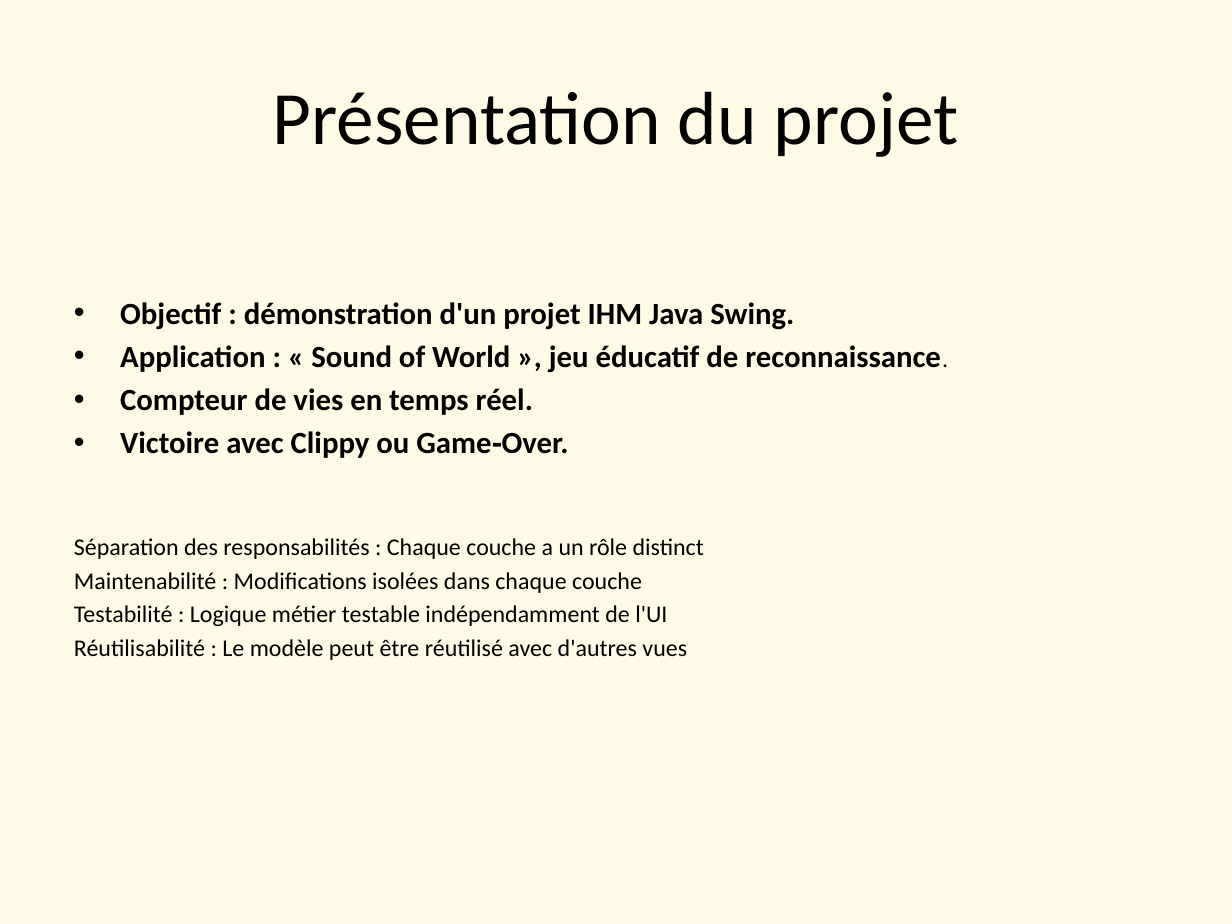
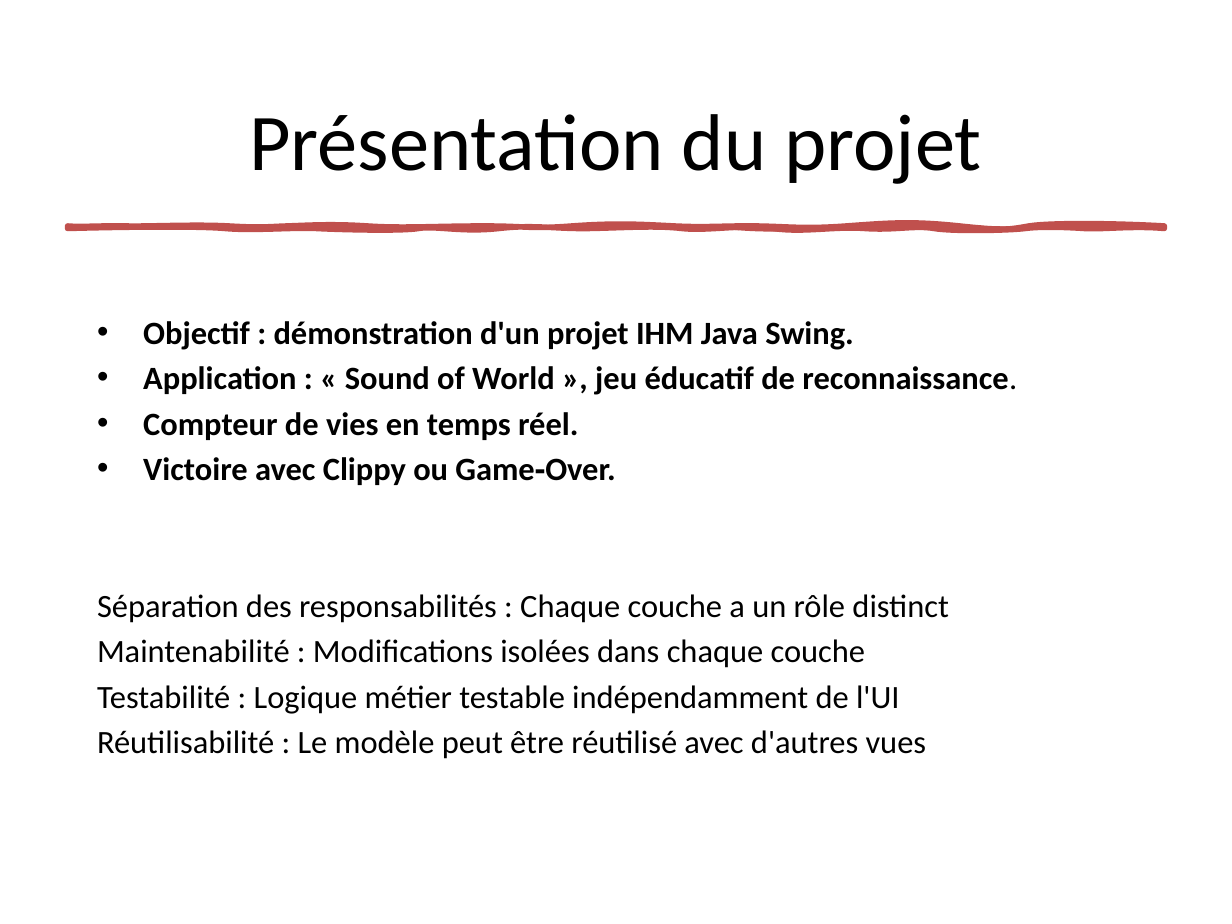
Before and after one commit to Bobyte5923/SoundOfWorld, a slide deck: slide 2 of SoundOfWorld.pptx. Drawn at 1232x924 pixels with LibreOffice and Linux fonts; fonts in the diff are those of the drawing. Boxes give left, top, right and bottom in pixels: in the first picture for what was removed or moved away, otherwise in the second. Text is boxed around its words. In the diff, an @@ line names an element or a change of style, - is before the commit and + after.

```diff
--- a/SoundOfWorld.pptx
+++ b/SoundOfWorld.pptx
@@ background #FFFAE6 to #FFFFFF @@
@@ title "Présentation du projet" moved from (x1=273, y1=91, x2=959, y2=157) to (x1=249, y1=114, x2=982, y2=184) @@
@@ title "Présentation du projet" at (x1=249, y1=114, x2=982, y2=184): size 44 to 47 pt @@
@@ freeform shape added at (x1=68, y1=225, x2=1164, y2=228), fill #C0504D, outline #C0504D 3.25 pt @@
@@ text "Objectif : démonstration d'un projet ..." moved from (x1=74, y1=302, x2=941, y2=660) to (x1=97, y1=321, x2=1017, y2=759) @@
@@ text "Objectif : démonstration d'un projet ..." at (x1=97, y1=321, x2=1017, y2=759): size 18 to 19 pt in "Objectif : démonstration d'un projet IHM Java ...", "Application : « Sound of World », ...", "Compteur de vies en temps réel.", "Victoire avec Clippy ou Game‑Over."; size 14 to 19 pt in "reconnaissance.", "Séparation des responsabilités : Chaque couche a ...", "Maintenabilité : Modifications isolées dans chaque couche", "Testabilité : Logique métier testable indépendamment de ..." and 1 more places; more space between paragraphs @@
```
Also in this commit, not shown: 10 other slides changed, 1 other file.
